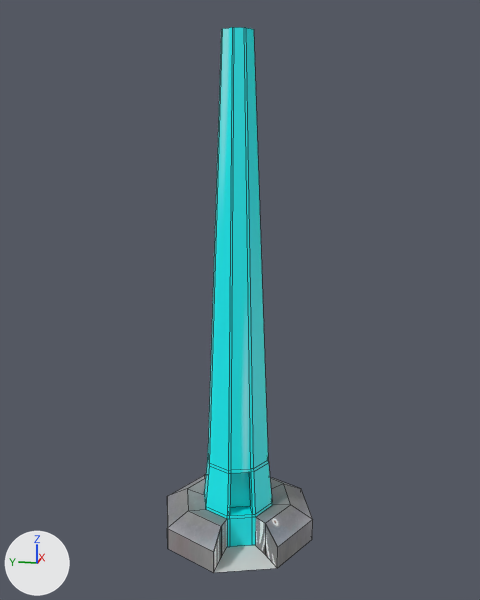
A saved change to the FBX model Call-From-Space/Assets/Prefabs/FuelCellRecharger.fbx.
Before and after are seen from a 50 mm lens placed at (123.5, 204.6, 48.9), pointed at (200.5, 220.0, 29.7). Lighting does not change. The marker at lower left points along +X, +Y and +Z. Mesh edges are drawn as thin lines. Where no turn or scale is listed for an object, it has been applied to the vertices.
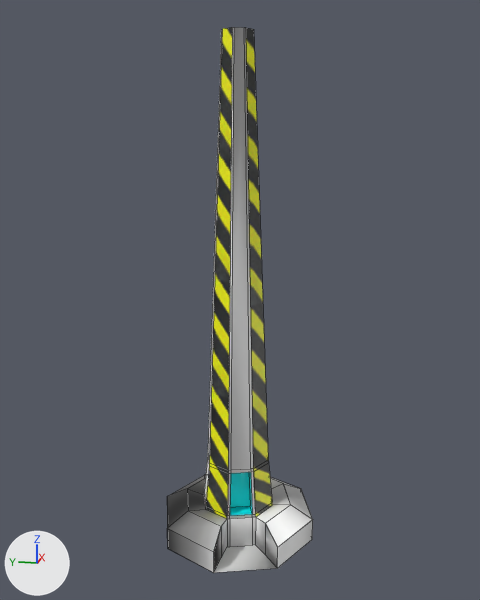
What differs and where, as boxes [x1, y1, x2, y2] in the pictures (480 x 600 px):
part 1 of me_circle_005, built on: before [214, 518, 278, 571]; after [214, 518, 278, 573]
part 2 of me_circle_005, surface changed (cyan to grey): [167, 27, 313, 573] in both

Patch to the scene script:
```diff
--- a/Call-From-Space/Assets/Prefabs/FuelCellRecharger.fbx.py
+++ b/Call-From-Space/Assets/Prefabs/FuelCellRecharger.fbx.py
@@ me_circle_005 @@
 # used by ob_circle_022; location = (200.8, 220.2, 3.5)
-me_circle_005.from_pydata(...)  # 94 vertices, 81 faces; spans x -10.4..9.5, y -9.8..10.0, z -4.7..56.8
+me_circle_005.from_pydata(...)  # 188 vertices, 189 faces; spans x -10.4..9.5, y -9.8..10.0, z -4.7..56.8
+# me_circle_005 part 1
+# 2 vertices are removed from x -7.5..-5.9, y -4.5..0.7, z -4.6
+# 4 faces are deleted
+# 83 vertices are added at x -10.4..9.5, y -9.8..10.0, z -4.7..56.8
+# 8 new vertices lie (0.0, 0.0, 0.4) away from vertices in x -5.1..4.2, y -3.5..4.7, z -0.8..5.2
+# 5 new vertices lie (0.0, 0.0, 2.8) away from vertices in x -6.8..9.5, y -9.8..10.0, z -4.7
+# 112 new faces join them
+# me_circle_005 part 2: 63 kept faces spanning x -10.4..9.5, y -9.8..10.0, z -4.7..56.8 get new texture (UV) coordinates
 me_circle_005.materials.append(mat_material_135)
```
